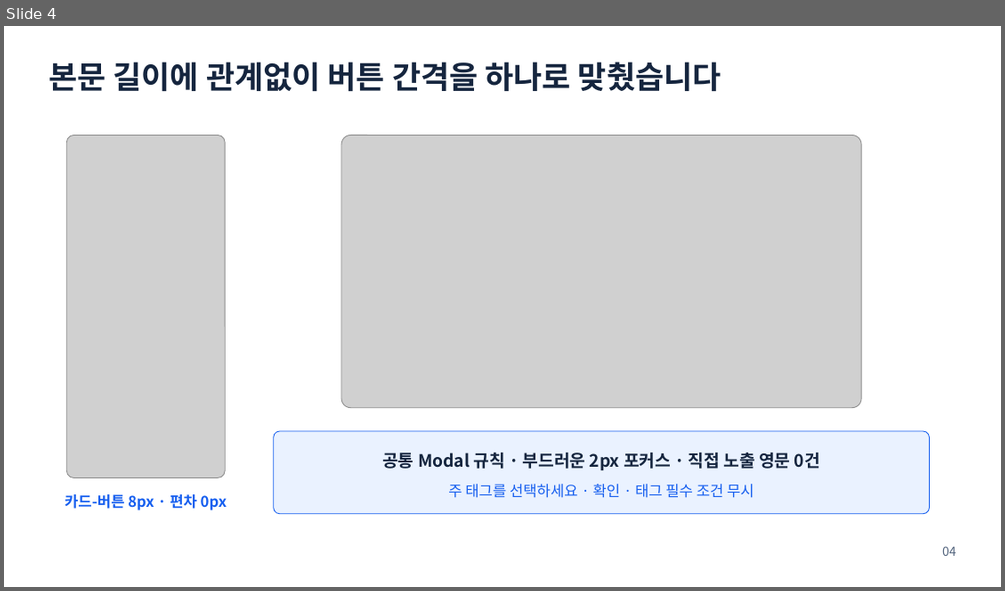
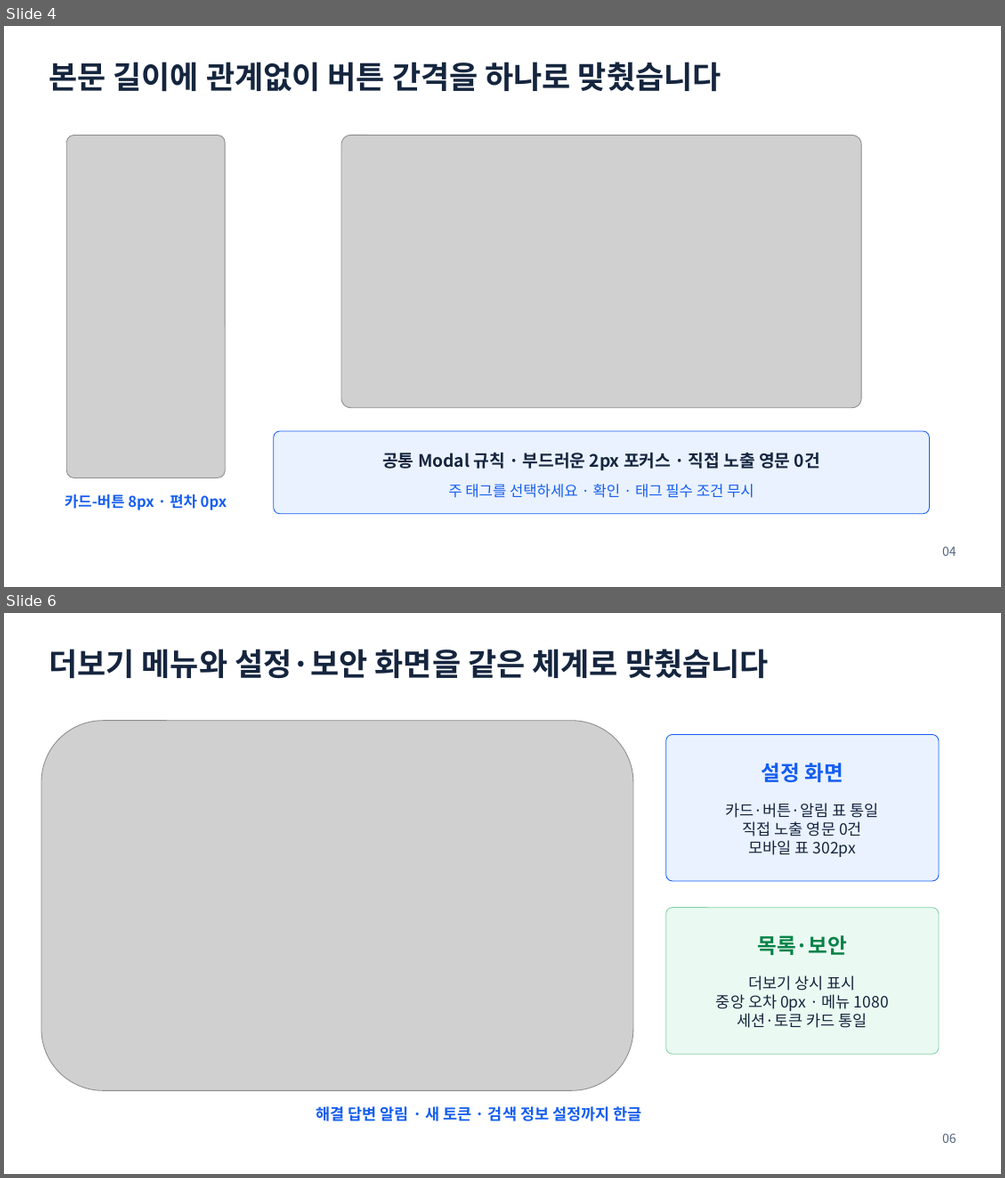
Before and after one commit to ablecloud-team/ablestack-techflow, a slide deck: output/presentation/techflow-community-ui-modernization.pptx. Shown one above the other, each under a label of ours: slide 4 before the commit, slides 4 and 6 after it; the slides between them are not shown. The pictures are 1005x591 and 1005x1178 pixels, drawn with LibreOffice and Linux fonts; fonts in the diff are those of the drawing; grey boxes stand for pictures. Boxes give left, top, right and bottom in pixels: in the first picture for what was removed or moved away, otherwise in the second. Text is boxed around its words. In the diff, an @@ line names an element or a change of style, - is before the commit and + after.

Commit message:
토론 메뉴와 설정 보안 화면 디자인 통일

```diff
--- a/output/presentation/techflow-community-ui-modernization.pptx
+++ b/output/presentation/techflow-community-ui-modernization.pptx
@@ slide 6 added at [4, 613, 1001, 1174], background #FFFFFF @@
@@ text added at [48, 649, 769, 679], 30 pt, text #15253E, bold @@
+더보기 메뉴와 설정·보안 화면을 같은 체계로 맞췄습니다
@@ picture added at [41, 721, 633, 1091] @@
@@ rounded rectangle added at [666, 734, 938, 881], fill #EAF2FF, outline #155EEF 0.75 pt @@
@@ text added at [761, 763, 842, 782], 20.2 pt, text #155EEF, bold @@
+설정 화면
@@ text added at [726, 803, 879, 857], 15 pt, text #15253E @@
+카드·버튼·알림 표 통일
+직접 노출 영문 0건
+모바일 표 302px
@@ rounded rectangle added at [666, 908, 938, 1054], fill #EAFAF2, outline #86D2AA 0.75 pt @@
@@ text added at [757, 935, 847, 955], 20.2 pt, text #078248, bold @@
+목록·보안
@@ text added at [716, 975, 889, 1028], 15 pt, text #15253E @@
+더보기 상시 표시
+중앙 오차 0px · 메뉴 1080
+세션·토큰 카드 통일
@@ text added at [316, 1106, 642, 1121], 15 pt, text #155EEF, bold @@
+해결 답변 알림 · 새 토큰 · 검색 정보 설정까지 한글
@@ text added at [942, 1133, 956, 1143], 12 pt, text #52647D @@
+06
```
Also in this commit, not shown: 3 slides changed, 17 other files.
